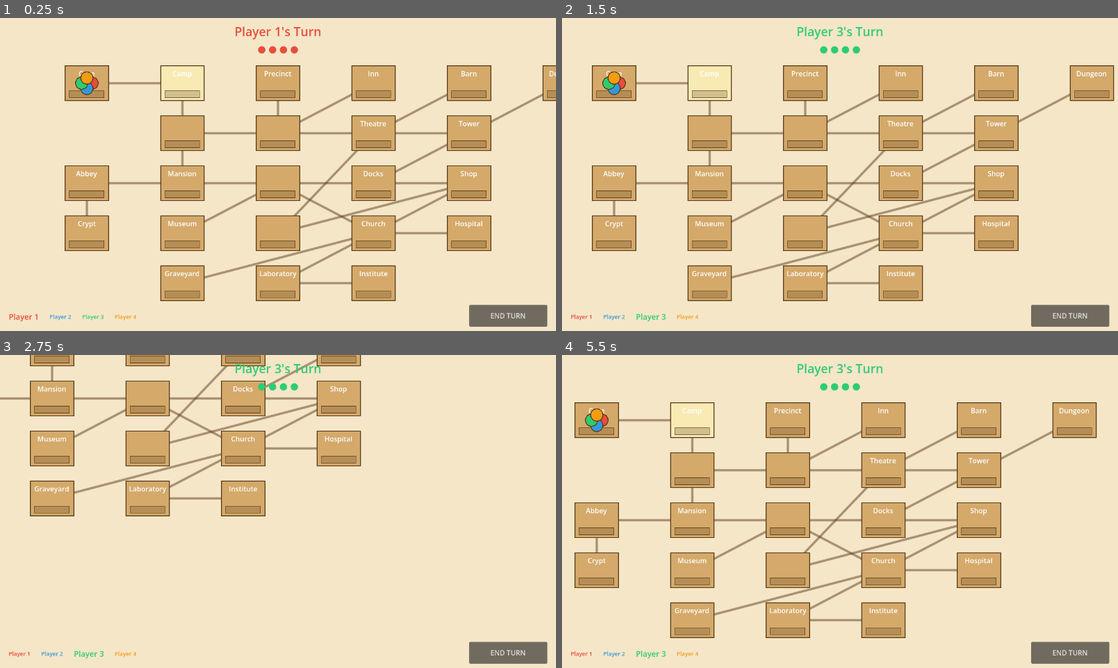
Above: before the commit, frames 1-4 (two rows, left to right).
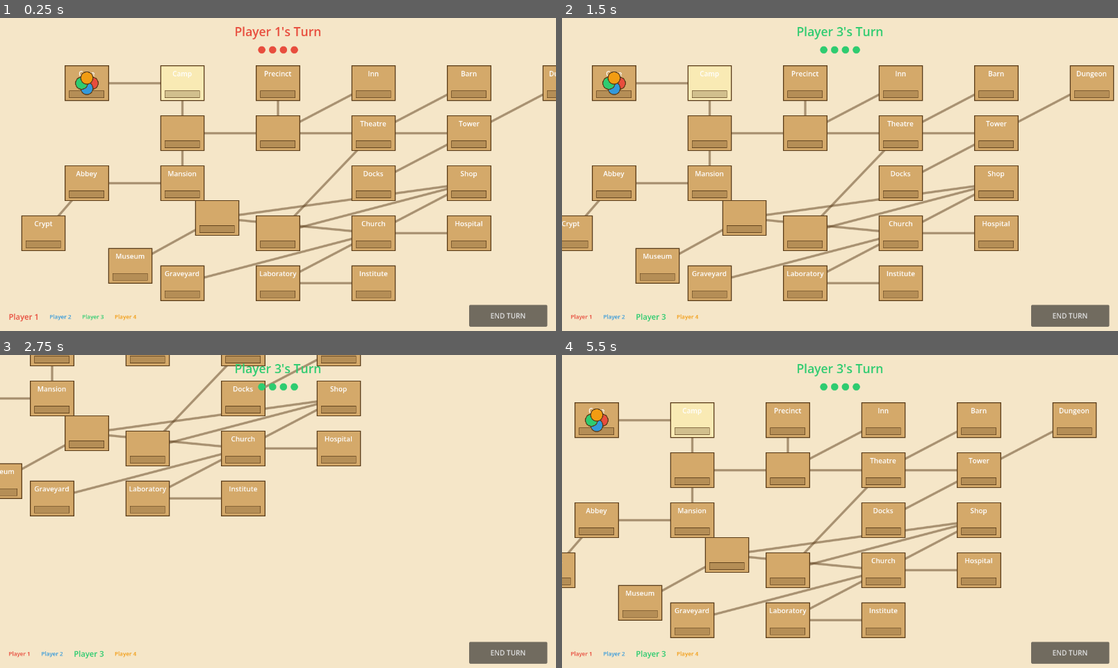
Above: after the commit, the same moments.

Repository: arlopurcell/horrified-board-game
Game: Godot game, scene res://scenes/Main.tscn
Same seed, same stepped clock (60 frames per second), same inputs: the game is played once before the commit and once after it. The project has no main scene, so this scene is started directly.
Inputs (mouse positions are in pixels of both pictures, inside the frame that each line leads up to):
- Up to frame 1 (0.25 s): no input
- Up to frame 2 (1.5 s): click "END TURN" at 0.5 s; tap Enter at 1.25 s; move the mouse to (628, 64) at 1.27 s; hold D from 1.28 s (still down); click (628, 64) at 1.42 s
- Up to frame 3 (2.75 s): move the mouse to (38, 401) at 2.02 s; release D at 2.03 s; hold S from 2.03 s (still down); click (38, 401) at 2.17 s
- Up to frame 4 (5.5 s): move the mouse to (689, 430) at 2.77 s; release S at 2.78 s; hold D 2.78-3.53 s; click (689, 430) at 2.92 s; move the mouse to (567, 373) at 3.52 s; hold W 3.53-4.28 s; click (567, 373) at 3.67 s; move the mouse to (650, 392) at 4.27 s; hold A from 4.28 s (still down); click (650, 392) at 4.42 s; move the mouse to (678, 401) at 5.02 s; click (678, 401) at 5.17 s

The runs differ from the first frame. In frame 1, 5.9% of the frame differs, in the area x 3-81%, y 47-85%; in frame 2, 5.6%; in frame 3, 3.6%; in frame 4, 5.3%.

Commit message:
data: reposition Crypt, Museum, and Lamp spaces

Diff:
--- a/resources/data/board.tres
+++ b/resources/data/board.tres
@@ -103,7 +103,7 @@
 script = ExtResource("2")
 id = 12
 name = ""
-position = Vector2(640, 380)
+position = Vector2(500, 460)
 neighbors = [11, 16, 14, 18]
 has_item = false
 
@@ -127,7 +127,7 @@
 script = ExtResource("2")
 id = 15
 name = "Crypt"
-position = Vector2(200, 495)
+position = Vector2(100, 495)
 neighbors = [10]
 has_item = false
 
@@ -135,7 +135,7 @@
 script = ExtResource("2")
 id = 16
 name = "Museum"
-position = Vector2(420, 495)
+position = Vector2(300, 570)
 neighbors = [12]
 has_item = false
 
